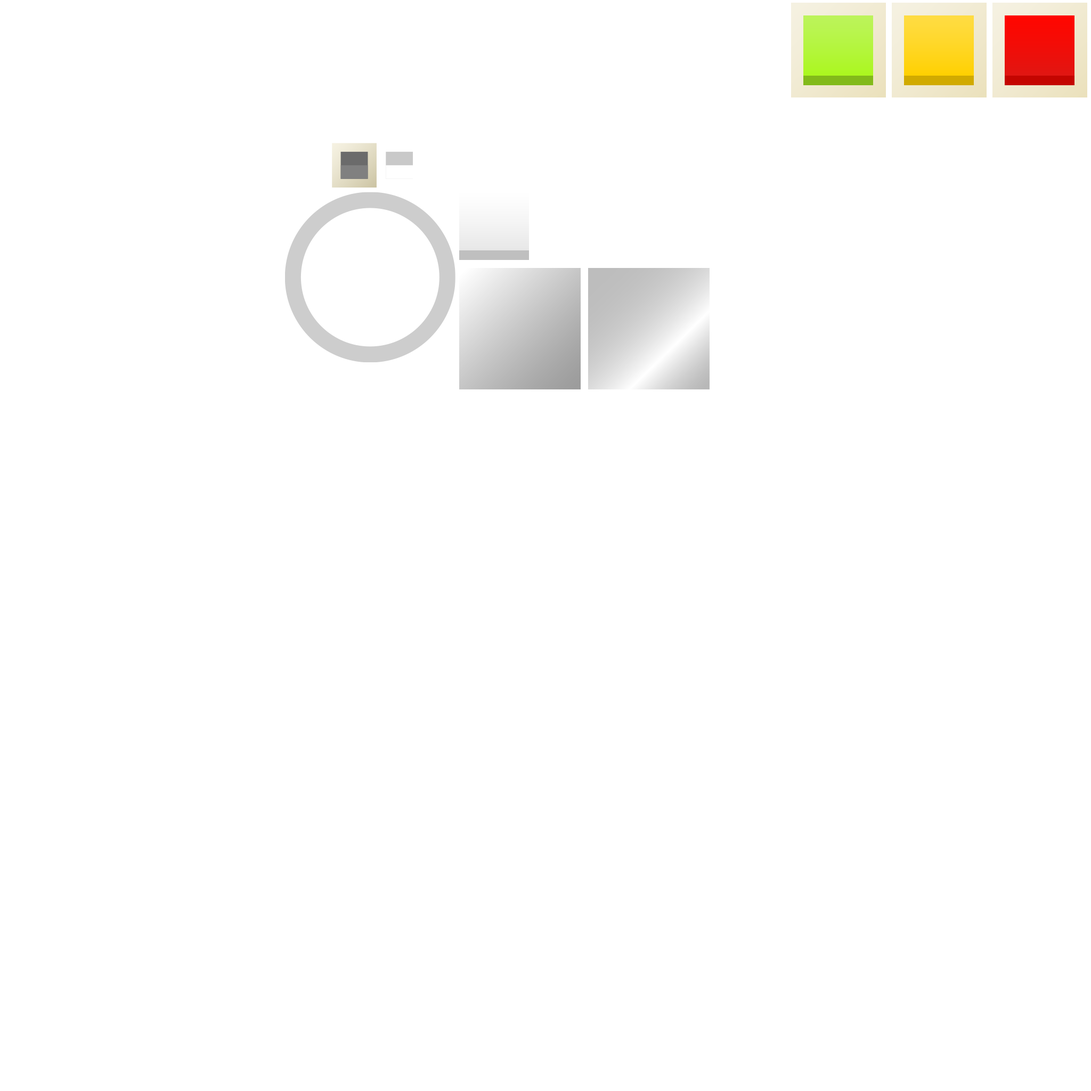
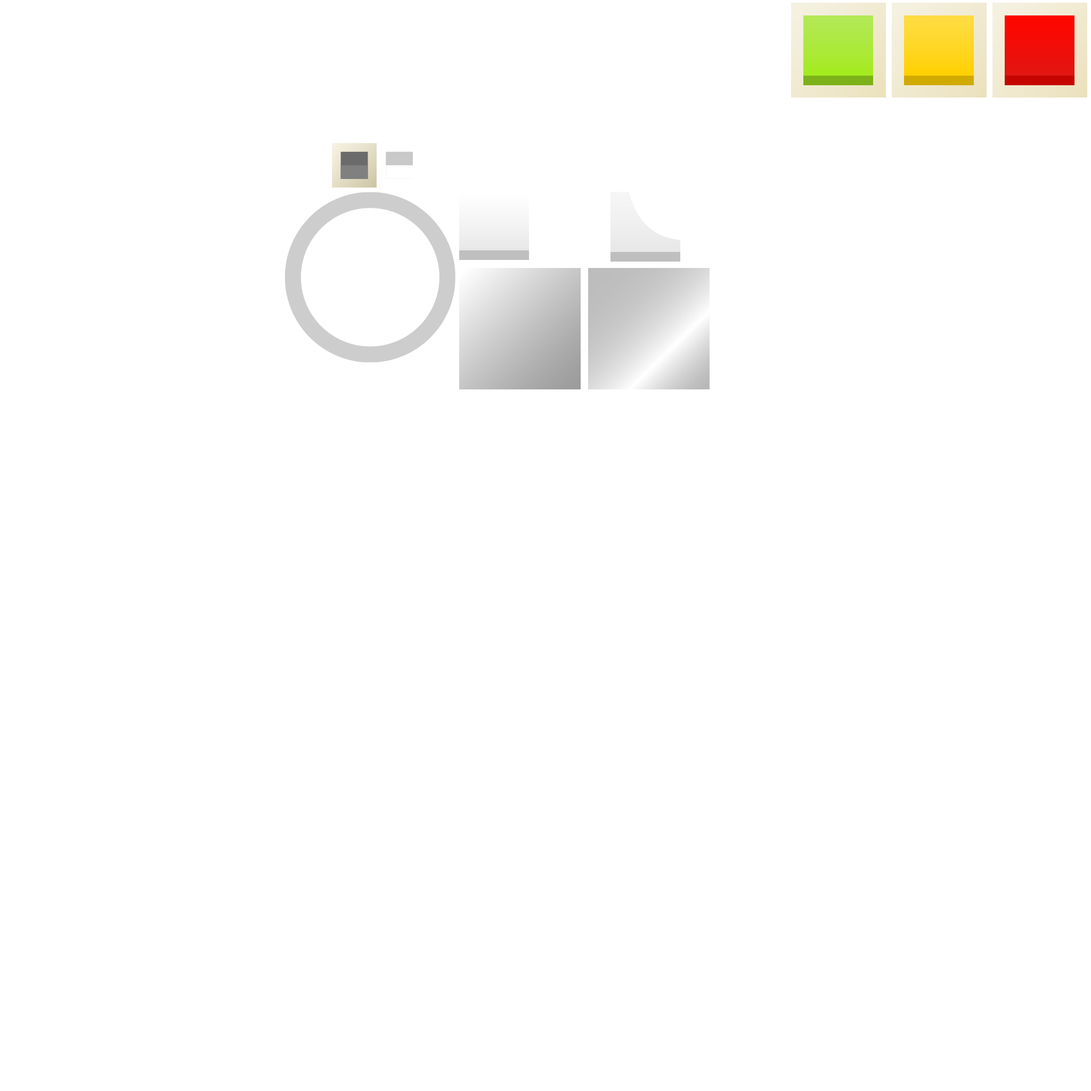
Before/after of a w=1091, h=1091 layered artwork. What changed in the layer stack:
added layer "Layer 21" above "Layer 20" over [610, 191, 681, 262]
painted on "Layer 11" over [803, 15, 874, 86]
